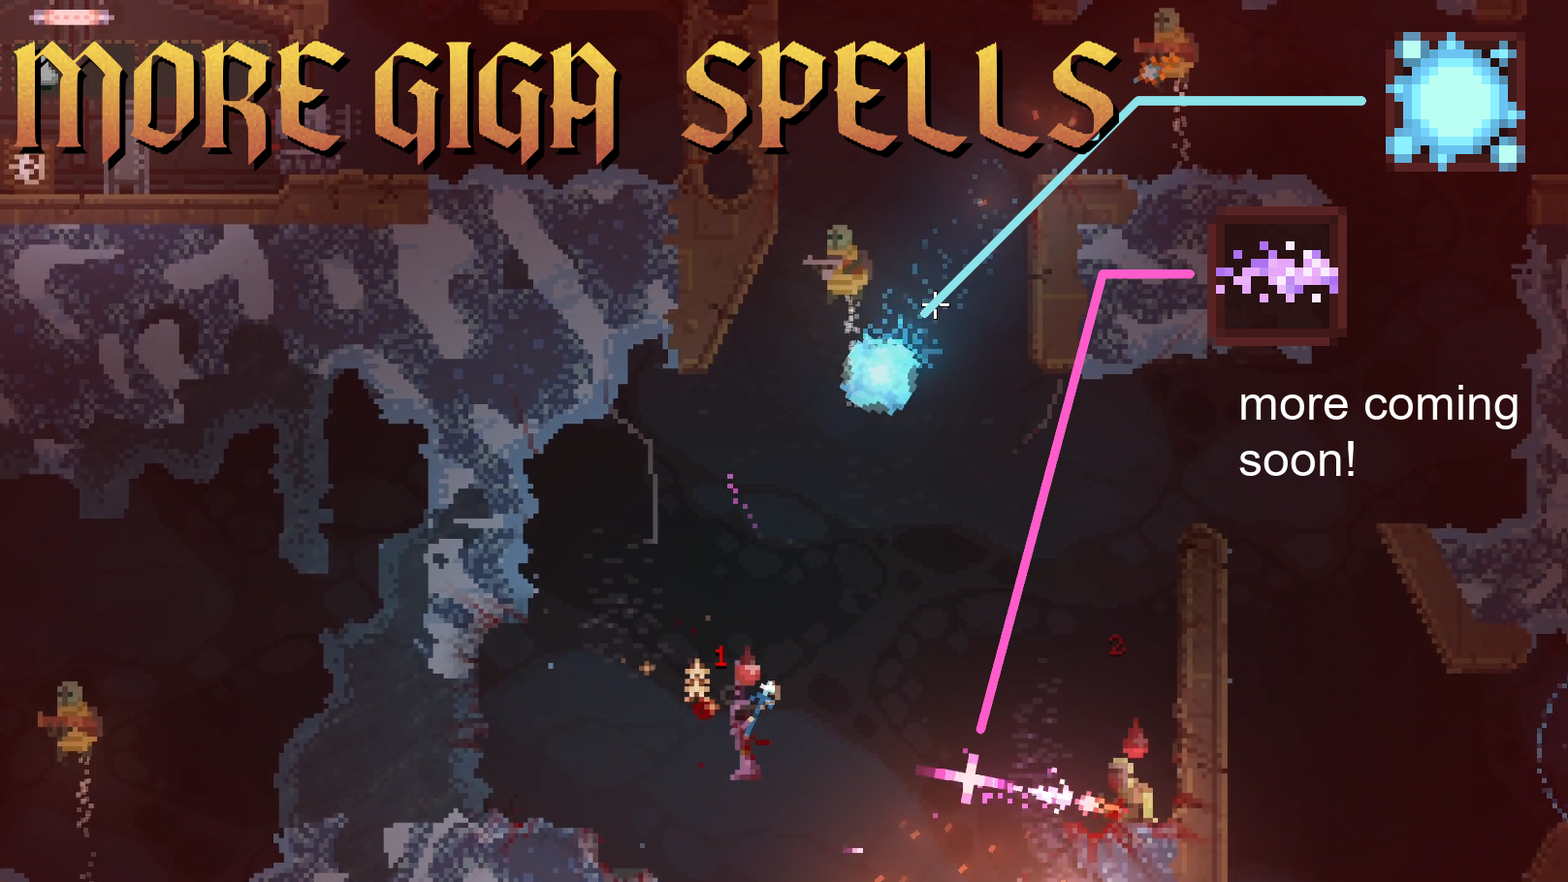
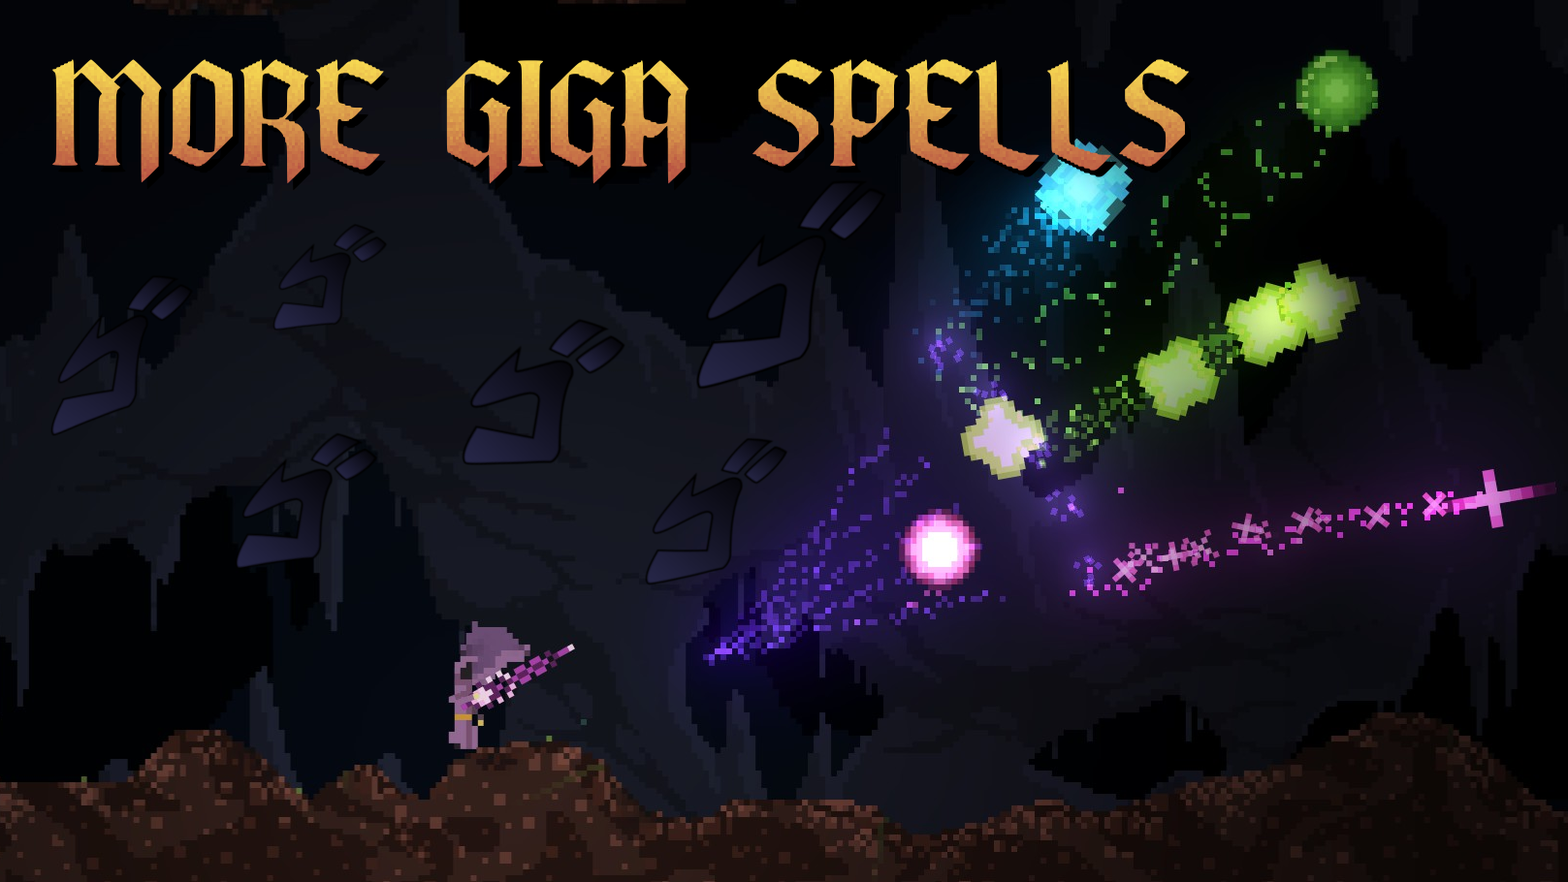
Revision of a layered w=1568, h=882 image; what changed, layer by layer:
painted on "asdf copy", unmasked it over 19, 47, 1195, 192
removed layer "asdf #1" over 920, 96, 1367, 736
removed layer "more coming soon!" over 1239, 384, 1518, 477
painted on "Pasted Layer" over 0, 0, 1568, 882
moved "Pasted Layer #2" above "20260722220816_1.jpg", painted on it over 49, 32, 1526, 586
renamed "asdf" to "20260722220816_1.jpg", moved it below "Pasted Layer #2", painted on it, unmasked it over 0, 0, 1568, 882